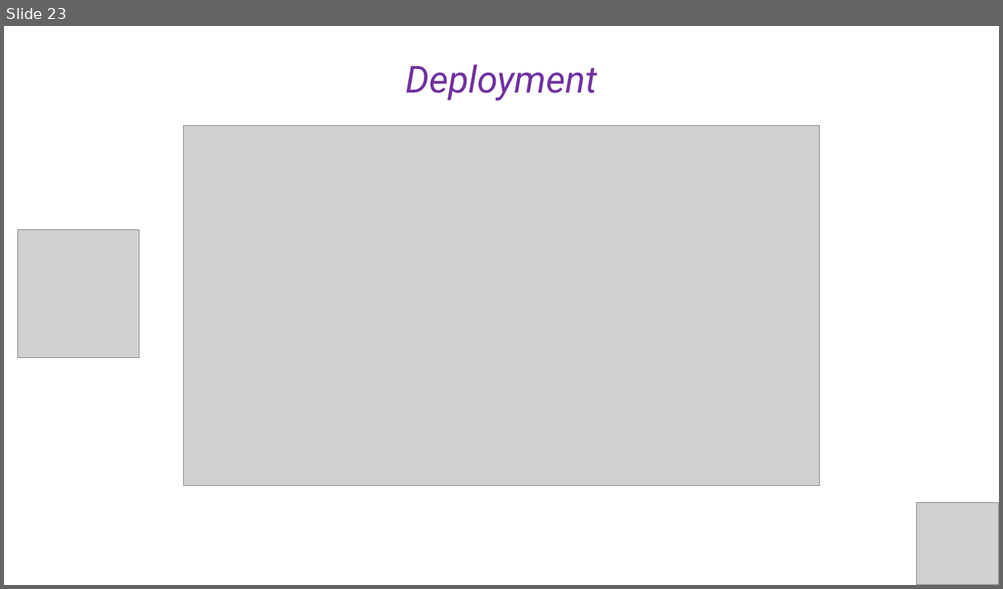
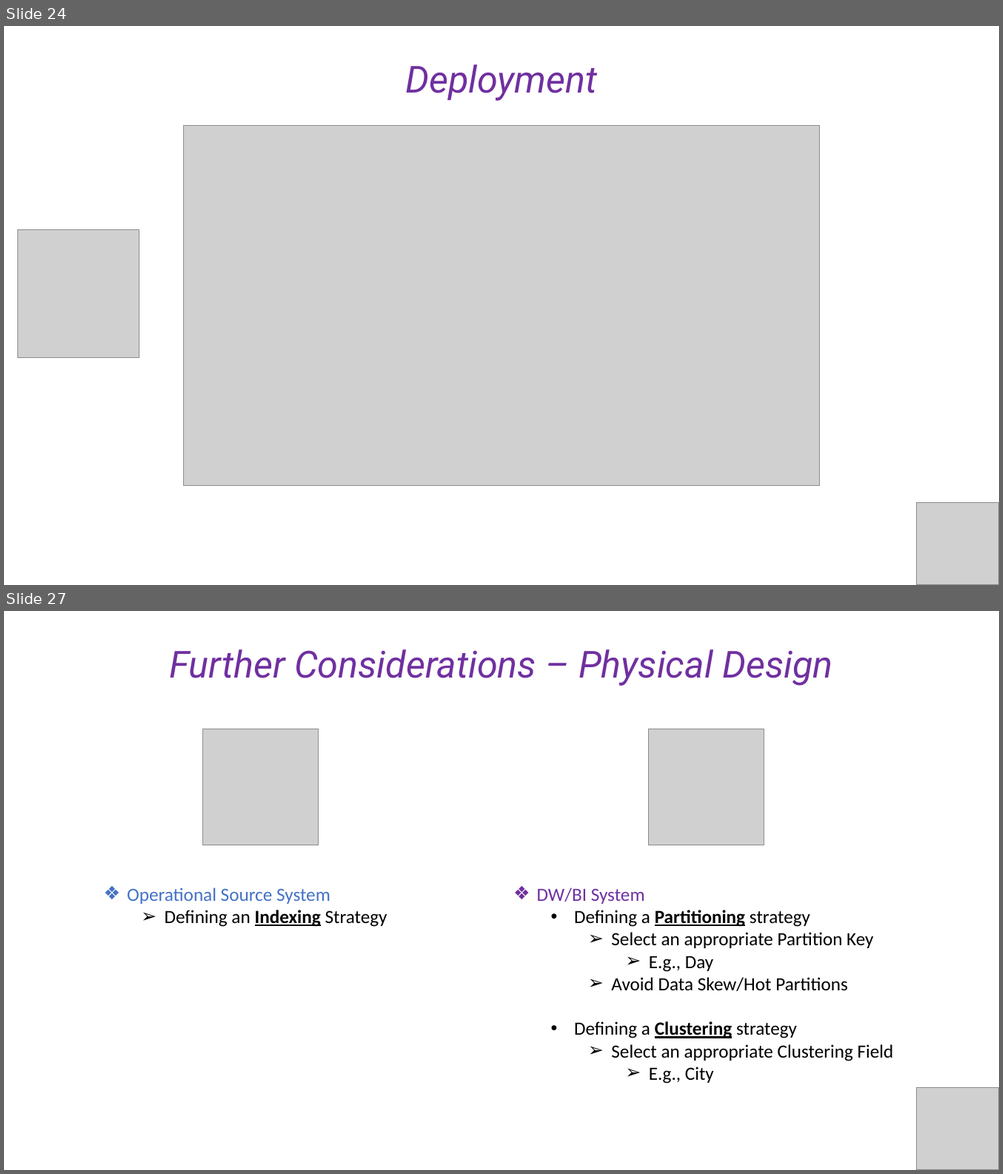
Before and after one commit to cesaramehri/Firn_CaseStudyTest, a slide deck: Presentation/Case Study - Presentation.pptx. Shown one above the other, each under a label of ours: slide 23 before the commit, slides 24 and 27 after it; the slides between them are not shown. The pictures are 1003x589 and 1003x1174 pixels, drawn with LibreOffice and Linux fonts; fonts in the diff are those of the drawing; grey boxes stand for pictures. Boxes give left, top, right and bottom in pixels: in the first picture for what was removed or moved away, otherwise in the second. Text is boxed around its words. In the diff, an @@ line names an element or a change of style, - is before the commit and + after.

```diff
--- a/Presentation/Case Study - Presentation.pptx
+++ b/Presentation/Case Study - Presentation.pptx
@@ slide 27 added at [4,611,999,1170], background #FFFFFF @@
@@ text added at [169,649,832,686], 36 pt, text #7030A0, italic @@
+Further Considerations – Physical Design
@@ group added at [127,729,893,1084]: 2 texts, 2 pictures @@
+❖ Operational Source System
+  ➢ Defining an Indexing Strategy
+❖ DW/BI System
+  • Defining a Partitioning strategy
+    ➢ Select an appropriate Partition Key
+      ➢ E.g., Day
+    ➢ Avoid Data Skew/Hot Partitions
+  • Defining a Clustering strategy
+    ➢ Select an appropriate Clustering Field
+      ➢ E.g., City
@@ picture added at [916,1088,999,1170] @@
@@ what was slide 23 is now slide 24 @@
```
Also in this commit, not shown: 1 slide changed, 3 other slides added.
